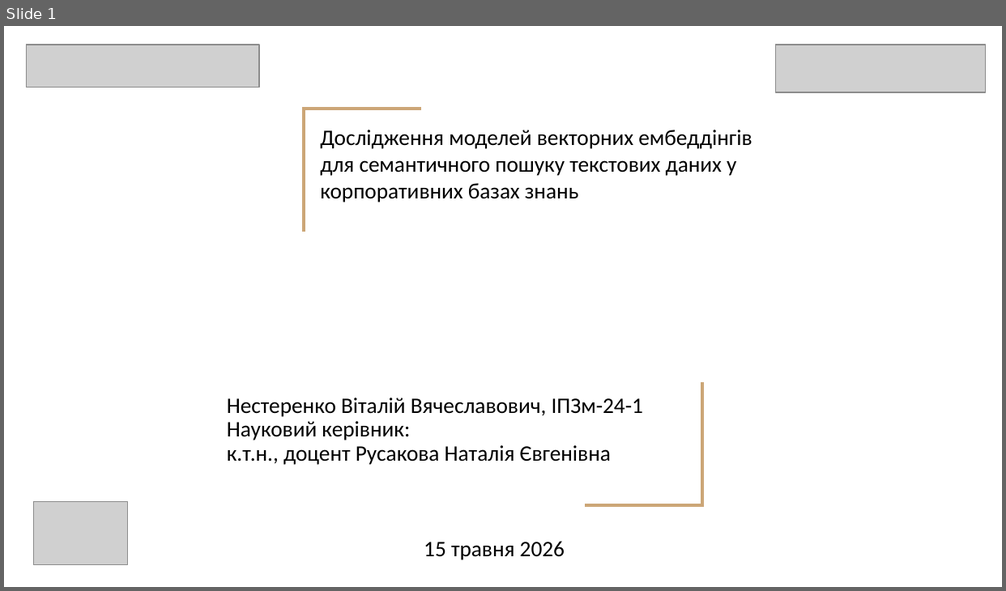
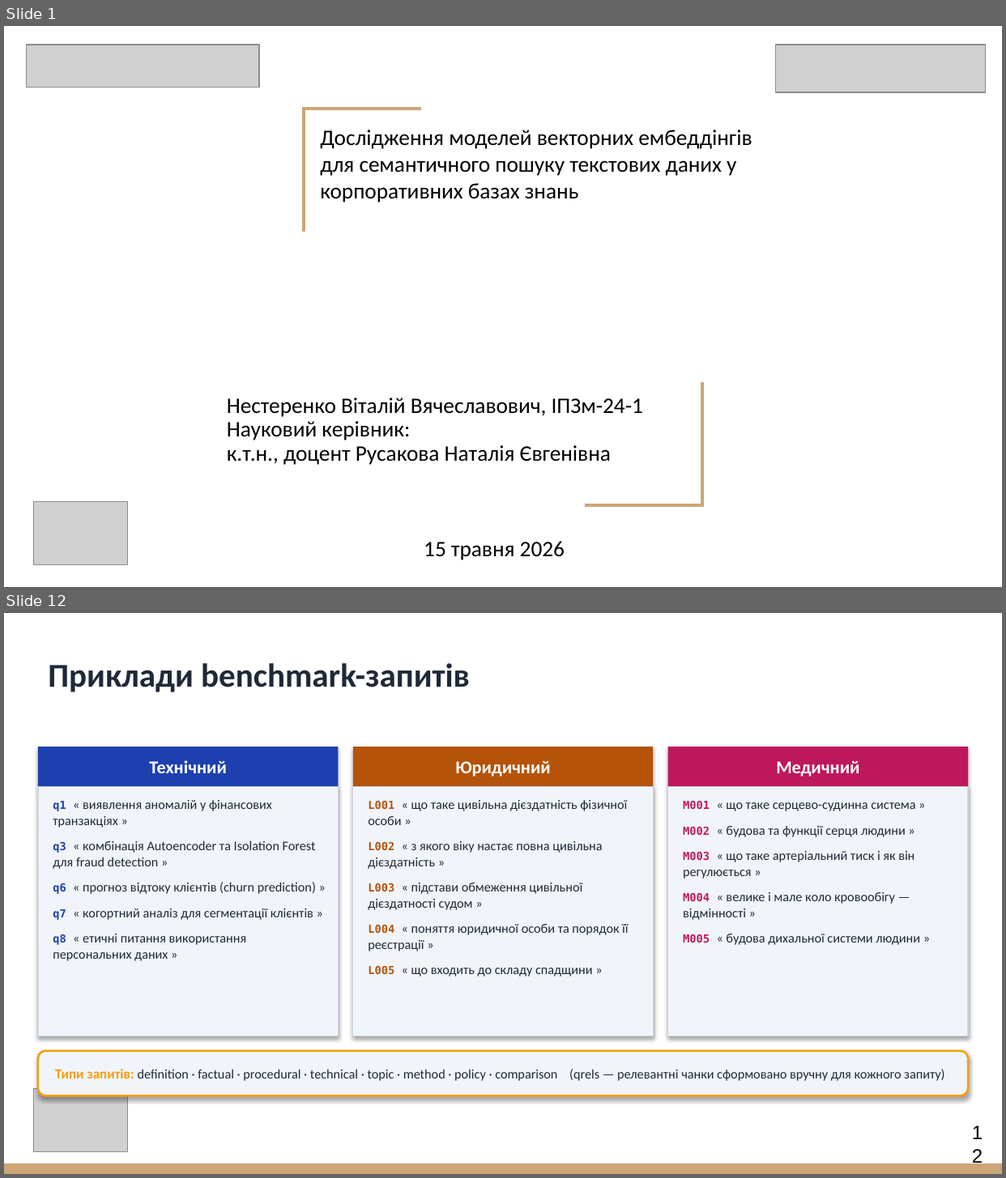
Before and after one commit to vitaliinnest/kb-semantic-search-benchmark, a slide deck: Nesterenko_Presentation.pptx. Shown one above the other, each under a label of ours: slide 1 before the commit, slides 1 and 12 after it; the slides between them are not shown. The pictures are 1006x591 and 1006x1178 pixels, drawn with LibreOffice and Linux fonts; fonts in the diff are those of the drawing; grey boxes stand for pictures. Boxes give left, top, right and bottom in pixels: in the first picture for what was removed or moved away, otherwise in the second. Text is boxed around its words. In the diff, an @@ line names an element or a change of style, - is before the commit and + after.

```diff
--- a/Nesterenko_Presentation.pptx
+++ b/Nesterenko_Presentation.pptx
@@ slide 12 added at (4, 613, 1002, 1174), background #FFFFFF @@
@@ title added at (48, 663, 470, 692), 24 pt, text #1F2937, bold @@
+Приклади benchmark-запитів
@@ rectangle added at (38, 747, 339, 786), fill #1E40AF, 13 pt, text #FFFFFF, bold @@
+Технічний
@@ rectangle added at (353, 747, 654, 786), fill #B45309, 13 pt, text #FFFFFF, bold @@
+Юридичний
@@ rectangle added at (667, 747, 968, 786), fill #BE185D, 13 pt, text #FFFFFF, bold @@
+Медичний
@@ rectangle added at (38, 786, 339, 1036), fill #F1F5F9, outline #CBD5E1 0.75 pt, 9.5 pt, text #1F2937 @@
+q1 « виявлення аномалій у фінансових транзакціях »
+q3 « комбінація Autoencoder та Isolation Forest для fraud detection »
+q6 « прогноз відтоку клієнтів (churn prediction) »
+q7 « когортний аналіз для сегментації клієнтів »
+q8 « етичні питання використання персональних даних »
@@ rectangle added at (353, 786, 654, 1036), fill #F1F5F9, outline #CBD5E1 0.75 pt, 9.5 pt, text #1F2937 @@
+L001 « що таке цивільна дієздатність фізичної особи »
+L002 « з якого віку настає повна цивільна дієздатність »
+L003 « підстави обмеження цивільної дієздатності судом »
+L004 « поняття юридичної особи та порядок її реєстрації »
+L005 « що входить до складу спадщини »
@@ rectangle added at (667, 786, 968, 1036), fill #F1F5F9, outline #CBD5E1 0.75 pt, 9.5 pt, text #1F2937 @@
+M001 « що таке серцево-судинна система »
+M002 « будова та функції серця людини »
+M003 « що таке артеріальний тиск і як він регулюється »
+M004 « велике і мале коло кровообігу — відмінності »
+M005 « будова дихальної системи людини »
@@ rounded rectangle added at (38, 1051, 968, 1096), fill #F1F5F9, outline #F59E0B 1.5 pt, 9.5 pt, text #1F2937 @@
+Типи запитів: definition · factual · procedural · technical · topic · method · policy · comparison (qrels — релевантні чанки сформовано вручну для кожного запиту)
@@ picture added at (33, 1089, 127, 1153) @@
@@ page number added at (962, 1116, 993, 1150), 14 pt, text #000000 @@
+12
@@ rectangle added at (4, 1164, 1002, 1174), fill #CCA677 @@
```
Also in this commit, not shown: 11 slides changed, 5 other slides added, 1 other file.
